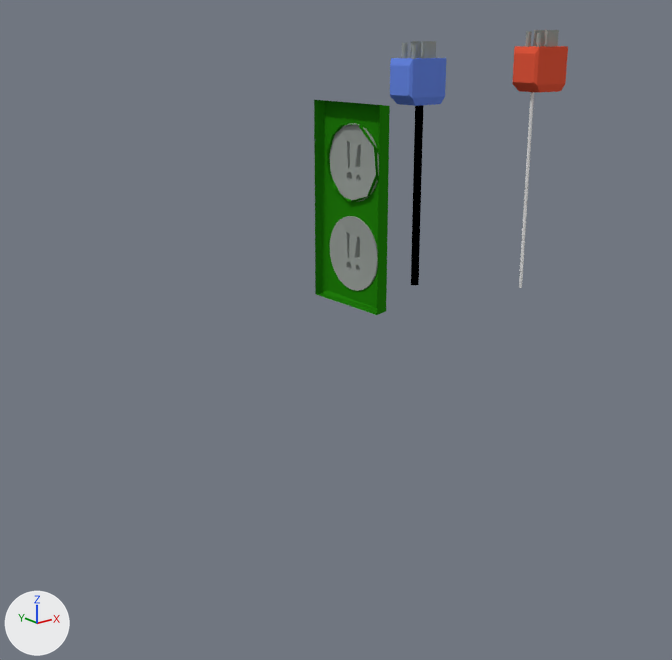
The Blender file Assets/Custom Assets/power_strip_with_plugs_trying_something.blend, before and after one commit.
Before and after are seen from a 50 mm lens placed at (-6.06, -7.59, 2.9), pointed at (0.91, 1.13, -0.59). The lights are fixed; the arrows at lower left show +X, +Y and +Z.

The scene before the commit, as lines of its bpy script (objects in view):
```python
me_cube_005 = bpy.data.meshes.new('Cube.005')
me_cube_005.from_pydata(...)  # 168 vertices, 98 faces; spans x -0.63..1.05, y 0.51..2.0, z -1.48..0.25
# faces by material slot: [80, 18]
me_cube_005.materials.append(mat_outlet_black_002)  # grey #989e9a
me_cube_005.materials.append(mat_red_letters)  # red #e7593e
me_cylinder_002 = bpy.data.meshes.new('Cylinder.002')
me_cylinder_002.from_pydata(...)  # 576 vertices, 546 faces; spans x -1.0..1.0, y -1.0..1.0, z -1.0..1.0
me_cylinder_002.materials.append(mat_thing)  # black #000000
me_cylinder_004 = bpy.data.meshes.new('Cylinder.004')
me_cylinder_004.from_pydata(...)  # 544 vertices, 514 faces; spans x -1.0..1.0, y -1.0..1.0, z -1.0..50.9
ob_cylinder = bpy.data.objects.new('Cylinder', me_cylinder_002)
ob_cylinder.location = (1.66, 0.51, 1.12)
ob_cylinder.scale = (0.0478, 0.0478, 1.12)
ob_monitor_plug = bpy.data.objects.new('Monitor Plug', me_cylinder_004)
ob_monitor_plug.location = (2.89, -0.13, -0.06)
ob_monitor_plug.scale = (0.0204, 0.0204, 0.0482)
ob_monitor_plughead = bpy.data.objects.new('Monitor Plughead', me_cube_005)
ob_monitor_plughead.location = (2.94, -0.44, 2.89)
ob_monitor_plughead.scale = (0.359, 0.248, 0.406)
# also in view: 'outlets' at (0.32, 0.0, 1.16); 'Desktop Plughead' at (1.64, 0.51, 2.52); 'socket mount' at (0.19, -0.02, 1.21)
```
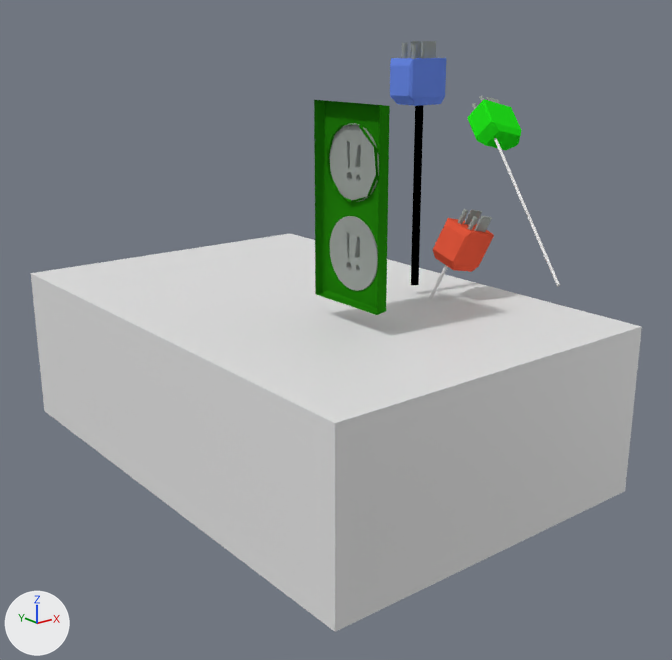
Where the newer file only moved an object's origin or applied its transform, the numbers keep the older frame.

Scene script edits in JSON lines:
```json
{"op": "add", "block": "mat_outlet_black_003", "code": ["mat_outlet_black_003 = diffuse_material('outlet black.003')", "mat_outlet_black_003.base_color = (0.315, 0.342, 0.321)  # grey #989e9a"]}
{"op": "add", "block": "mat_grandpa_green", "code": ["mat_grandpa_green = diffuse_material('Grandpa Green')", "mat_grandpa_green.base_color = (0.0166, 0.8, 0.0119)  # green #23e71c"]}
{"block": "me_cube_005", "where": "me_cube_005.from_pydata(...)  # 168 vertices, 98 faces; spans x -0.63..1.05, y 0.51..2.0, z -1.48..0.25"}
{"block": "me_cube_005", "where": "# used by ob_monitor_plughead; location = (2.94, -0.44, 2.89); scale = (0.359, 0.248, 0.406)"}
{"block": "me_cube_005", "change": "me_cube_005 part 1: the whole mesh is multiplied about its middle by the matrix ((0.959, -0.065, 0.301), (0.252, 0.939, -0.486), (-0.196, 0.203, 0.917)), then moved by (-2.83, 0.55, -5.01)"}
{"op": "add", "block": "me_cube_006", "code": ["me_cube_006 = bpy.data.meshes.new('Cube.006')", "me_cube_006.from_pydata(...)  # 168 vertices, 98 faces; spans x 5.24..6.92, y -0.72..0.77, z 5.33..7.05", "# faces by material slot: [80, 18]", "me_cube_006.materials.append(mat_outlet_black_003)  # grey #989e9a", "me_cube_006.materials.append(mat_grandpa_green)  # green #23e71c"]}
{"op": "add", "block": "me_cylinder_005", "code": ["me_cylinder_005 = bpy.data.meshes.new('Cylinder.005')", "me_cylinder_005.from_pydata(...)  # 544 vertices, 514 faces; spans x 100.0..102.0, y -0.7..1.3, z -5.0..46.9"]}
{"op": "add", "block": "me_cube_007", "code": ["me_cube_007 = bpy.data.meshes.new('Cube.007')", "me_cube_007.from_pydata([(-3.31, -1.0, -1.0), (-3.31, -1.0, 1.0), (-3.31, 3.65, -1.0), (-3.31, 3.65, 1.0), (1.0, -1.0, -1.0), (1.0, -1.0, 1.0), (1.0, 3.65, -1.0), (1.0, 3.65, 1.0), (-3.31, -2.92, -1.0), (-3.31, -2.92, 1.0), (1.0, -2.92, 1.0), (1.0, -2.92, -1.0)], [], [(3, 7, 6, 2), (1, 3, 2, 0, 8, 9), (0, 2, 6, 4), (7, 5, 10, 11, 4, 6), (10, 9, 8, 11), (0, 4, 11, 8), (1, 9, 10, 5, 7, 3)])"]}
{"op": "set", "path": "ob_monitor_plug.location", "old": "(2.89, -0.13, -0.06)", "new": "(-0.11, 0.83, 0.16)"}
{"op": "set", "path": "ob_monitor_plug.rotation_euler", "old": "(0.0, 0.0, 0.0)", "new": "(0.347, 0.224, 0.18)", "note": "degrees (0, 0, 0) -> degrees (20, 13, 10)"}
{"op": "add", "block": "ob_light_plughead", "code": ["ob_light_plughead = bpy.data.objects.new('Light Plughead', me_cube_006)", "ob_light_plughead.location = (1.16, -0.19, 0.63)", "ob_light_plughead.rotation_euler = (-0.801, 0.239, -0.106)  # degrees (-46, 14, -6.1)", "ob_light_plughead.scale = (0.359, 0.248, 0.406)"]}
{"op": "add", "block": "ob_light_plug", "code": ["ob_light_plug = bpy.data.objects.new('Light Plug', me_cylinder_005)", "ob_light_plug.location = (1.16, -0.19, 0.63)", "ob_light_plug.rotation_euler = (-0.801, 0.239, -0.106)  # degrees (-46, 14, -6.1)", "ob_light_plug.scale = (0.0204, 0.0204, 0.0482)"]}
{"op": "add", "block": "ob_ground", "code": ["ob_ground = bpy.data.objects.new('ground', me_cube_007)", "ob_ground.location = (1.67, 0.88, -1.12)"]}
```

What differs and where, as boxes [x1, y1, x2, y2] in the pictures (672 x 660 px):
```json
{"object": "ground", "change": "added", "after": [31, 234, 642, 632]}
{"object": "Monitor Plughead", "change": "reshaped", "before": [512, 30, 568, 92], "after": [433, 209, 494, 272], "on screen": "9% wider"}
{"object": "Light Plughead", "change": "added", "after": [467, 96, 521, 150], "on screen": "green", "faces in mat_grandpa_green (green #23e71c)": [467, 99, 521, 150]}
{"object": "Monitor Plug", "change": "moved, turned", "before": [519, 92, 534, 288], "after": [429, 265, 448, 299]}
{"object": "Light Plug", "change": "added", "after": [494, 138, 560, 287]}
```
